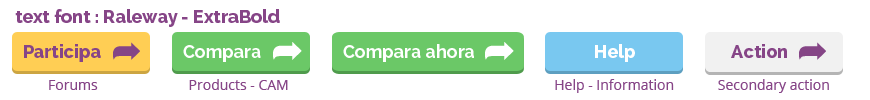
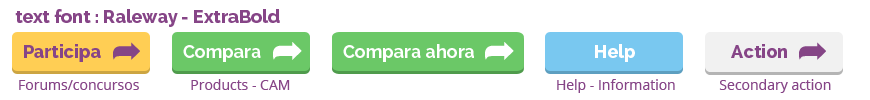
Before/after of a 870×100 layered artwork. What changed in the layer stack:
renamed "Forums Products - CAM" to "Forums/concursos Products - CAM", painted on it over [19, 79, 831, 93]
